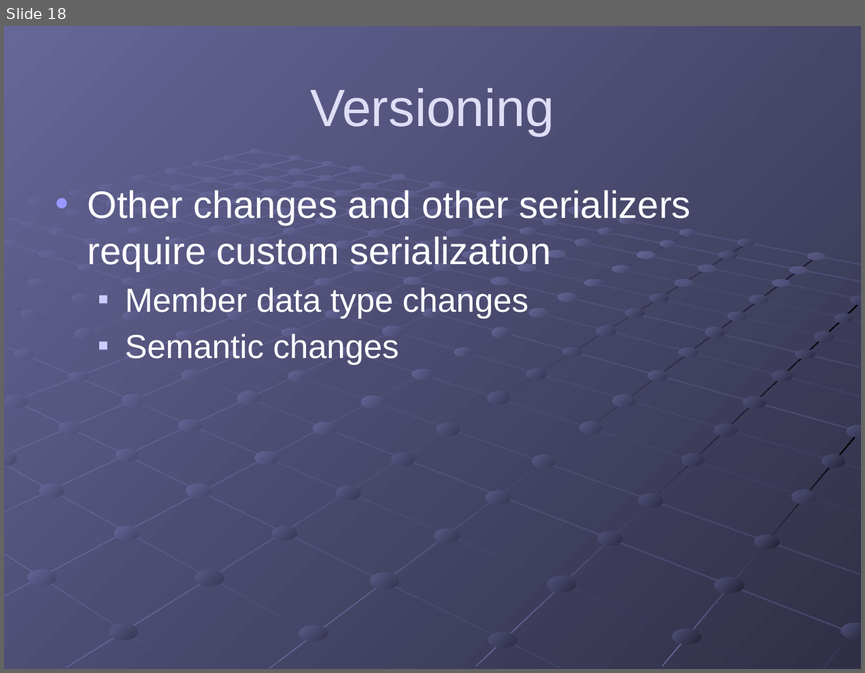
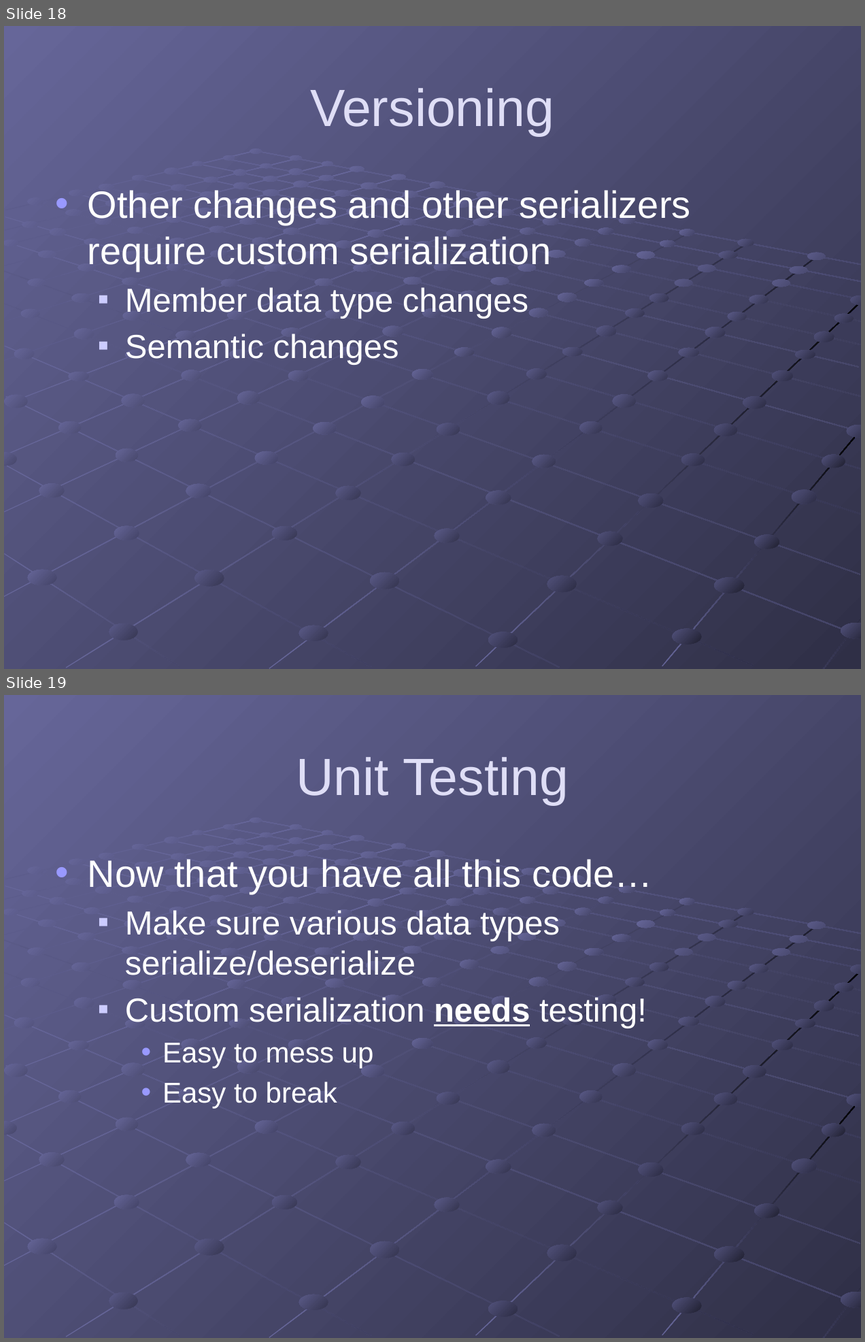
Before and after one commit to gregsohl/.NetSerialization-Presentation, a slide deck: .NET Serialization.pptx. Shown one above the other, each under a label of ours: slide 18 before the commit, slides 18 and 19 after it. The pictures are 865x673 and 865x1342 pixels, drawn with LibreOffice and Linux fonts; fonts in the diff are those of the drawing. Boxes give left, top, right and bottom in pixels: in the first picture for what was removed or moved away, otherwise in the second. Text is boxed around its words. In the diff, an @@ line names an element or a change of style, - is before the commit and + after.

Commit message:
Added unit testing info

```diff
--- a/.NET Serialization.pptx
+++ b/.NET Serialization.pptx
@@ slide 19 added at box(4, 695, 861, 1338), background gradient #666699 to #49496D; not listed: 215 template elements that a slide beside it also shows @@
@@ title added at box(296, 757, 568, 805), 44 pt, text #DFDEF6 @@
+Unit Testing
@@ text added at box(88, 859, 652, 1108), 28 pt, text #FFFFFF @@
+• Now that you have all this code…
+  ■ Make sure various data types serialize/deserialize
+  ■ Custom serialization needs testing!
+    • Easy to mess up
+    • Easy to break
```
Also in this commit, not shown: 1 other slide added, 9 other files.
